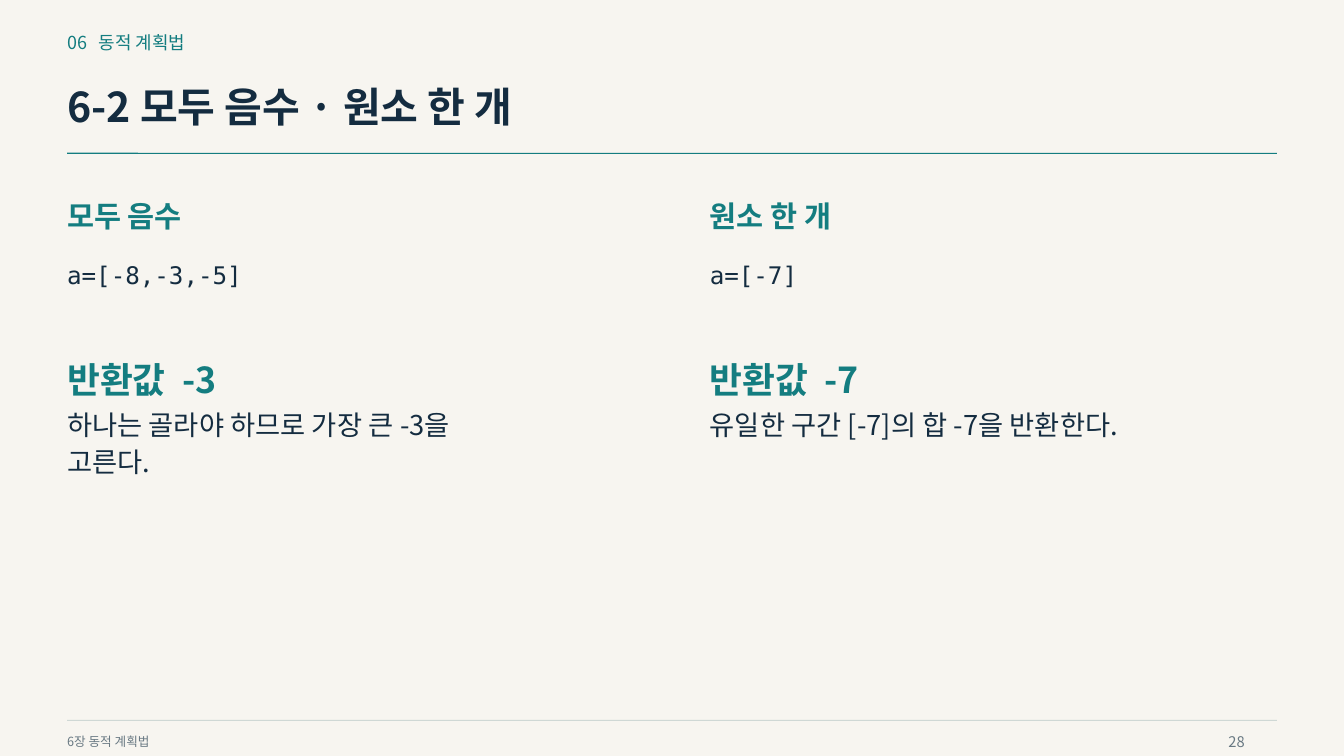
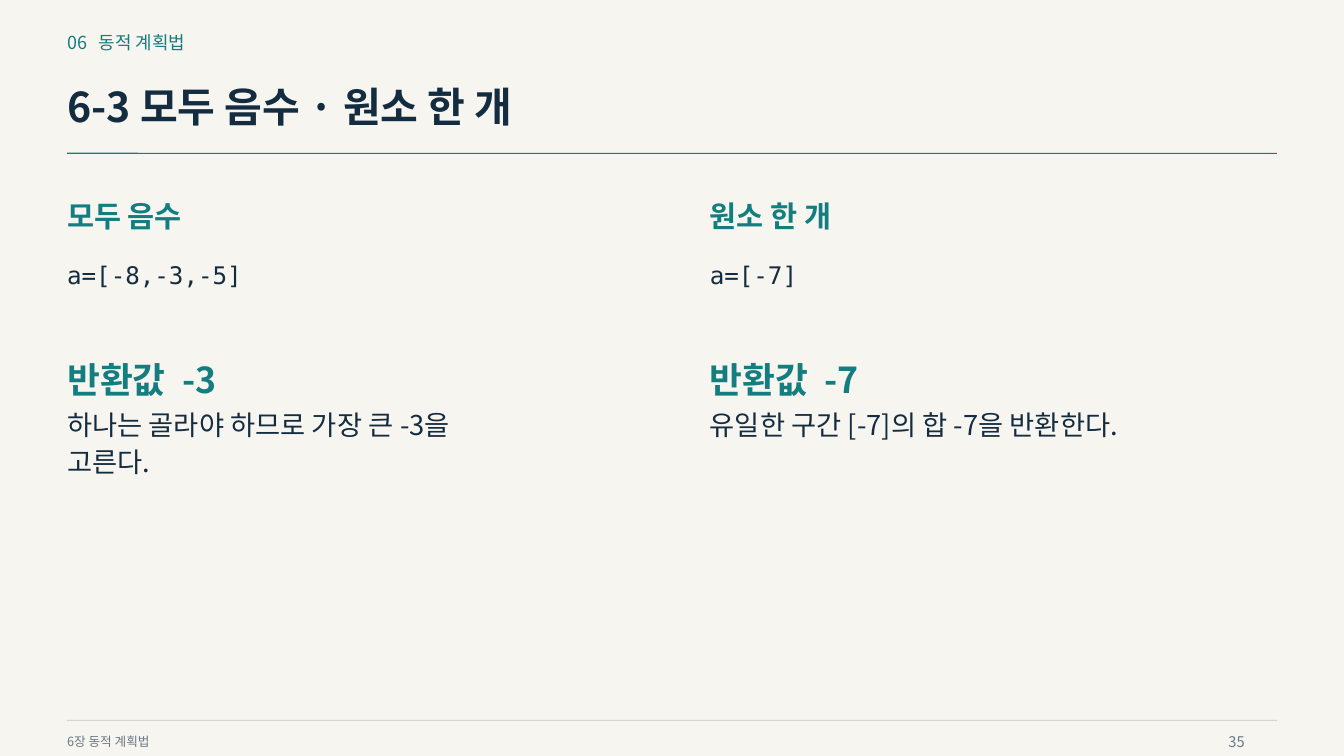
Before and after one commit to Sangdon-Park/Sangdon-Park.github.io, a slide deck: slide 35 of data/알고리즘/6장_동적_계획법.pptx (slide 28 before the commit). Drawn at 1344x756 pixels with LibreOffice and Linux fonts; fonts in the diff are those of the drawing. Boxes give left, top, right and bottom in pixels: in the first picture for what was removed or moved away, otherwise in the second. Text is boxed around its words. In the diff, an @@ line names an element or a change of style, - is before the commit and + after.

```diff
--- a/data/알고리즘/6장_동적_계획법.pptx
+++ b/data/알고리즘/6장_동적_계획법.pptx
@@ text at [67, 87, 513, 126]: text changed @@
-6-2 모두 음수 · 원소 한 개
+6-3 모두 음수 · 원소 한 개
@@ text at [1228, 736, 1244, 747]: text changed @@
-28
+35
```
Also in this commit, not shown: 49 other slides changed, 1 slide added, 7 slides removed, 22 other files.
